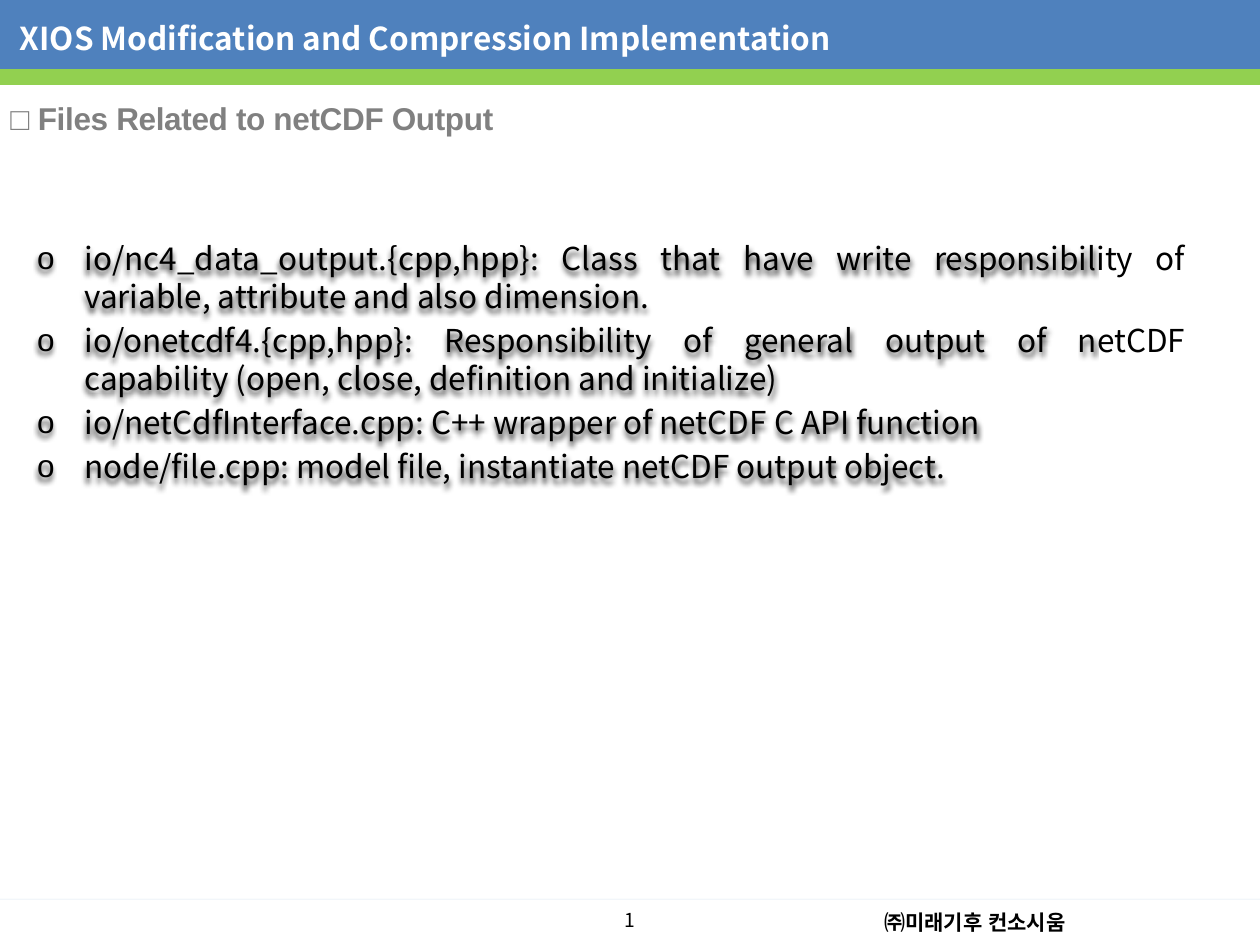
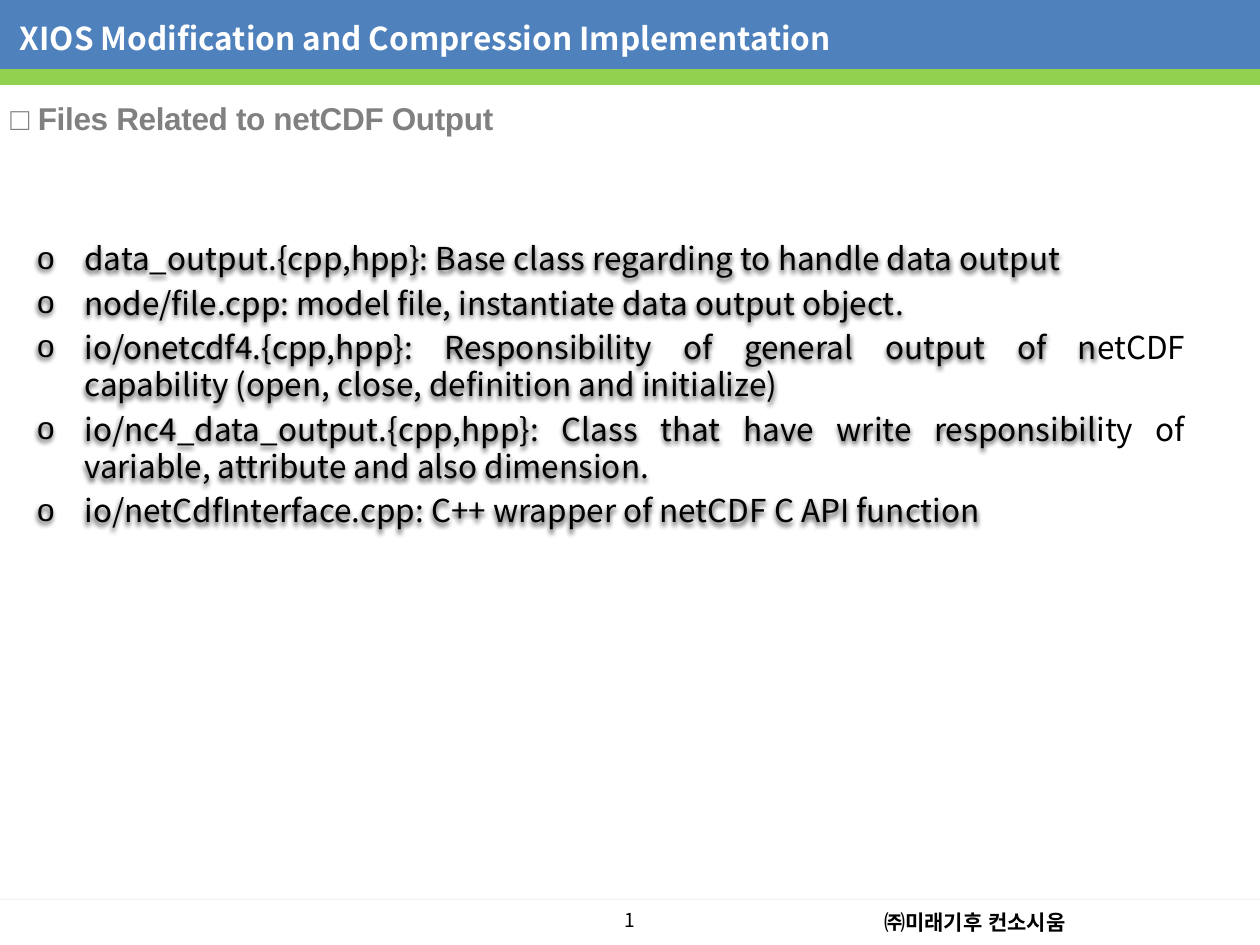
Before and after one commit to dhanifudin/presentation, a slide deck: slide 2 of seminar/Seminar20230418.pptx. Drawn at 1260x945 pixels with LibreOffice and Linux fonts; fonts in the diff are those of the drawing; background and template pictures are left out. Boxes give left, top, right and bottom in pixels: in the first picture for what was removed or moved away, otherwise in the second. Text is boxed around its words. In the diff, an @@ line names an element or a change of style, - is before the commit and + after.

```diff
--- a/seminar/Seminar20230418.pptx
+++ b/seminar/Seminar20230418.pptx
@@ text in rectangle at [84,245,1185,405]: paragraphs added @@
+  o data_output.{cpp,hpp}: Base class regarding to handle data output
+  o node/file.cpp: model file, instantiate data output object.
+  o io/onetcdf4.{cpp,hpp}: Responsibility of general output of netCDF capability (open, close, definition and initialize)
@@ text in rectangle at [84,326,1185,398]: paragraph removed @@
-  o io/onetcdf4.{cpp,hpp}: Responsibility of general output of netCDF capability (open, close, definition and initialize)
@@ text in rectangle at [84,446,945,487]: paragraph removed @@
-  o node/file.cpp: model file, instantiate netCDF output object.
```
Also in this commit, not shown: 4 other slides changed, 2 slides added, 1 other file.
